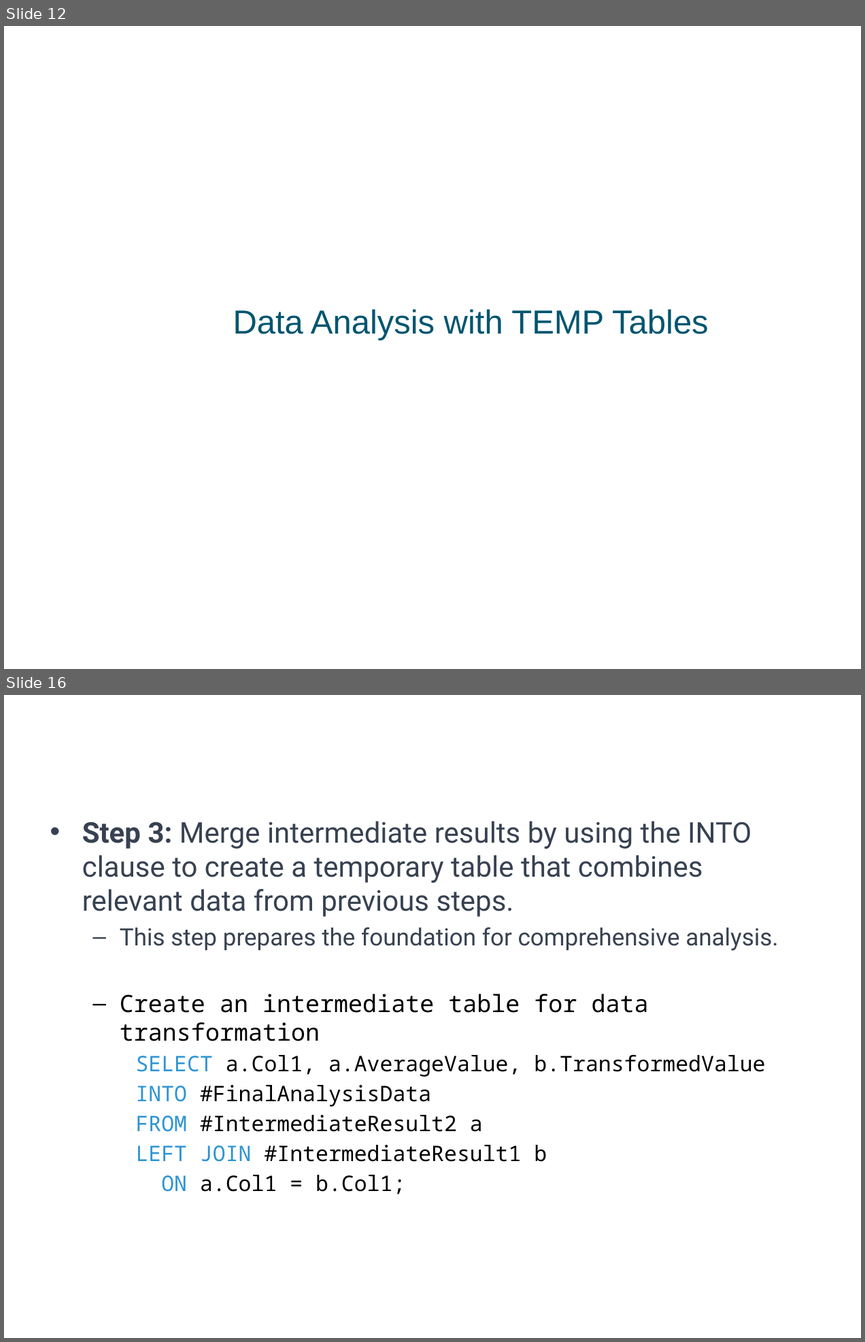
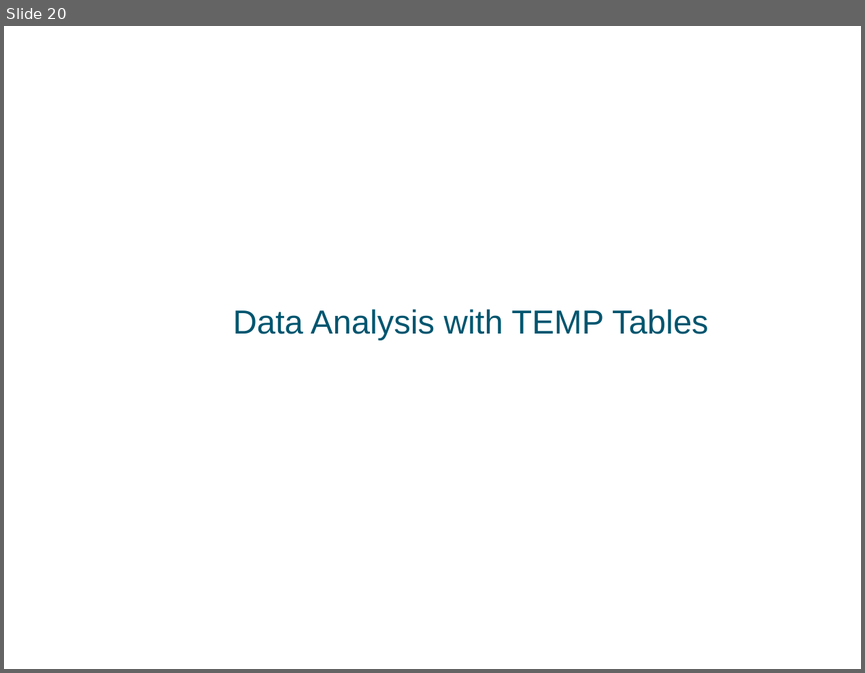
Before and after one commit to a099954/ABC-Program, a slide deck: SQL/Day 5 Temp Tables/Temp Tables SQL.pptx. Shown one above the other, each under a label of ours: slides 12 and 16 before the commit, slide 20 after it; the slides between them are not shown. The pictures are 865x1342 and 865x673 pixels, drawn with LibreOffice and Linux fonts; fonts in the diff are those of the drawing; background and template pictures are left out. Boxes give left, top, right and bottom in pixels: in the first picture for what was removed or moved away, otherwise in the second. Text is boxed around its words. In the diff, an @@ line names an element or a change of style, - is before the commit and + after.

```diff
--- a/SQL/Day 5 Temp Tables/Temp Tables SQL.pptx
+++ b/SQL/Day 5 Temp Tables/Temp Tables SQL.pptx
@@ slide 16 removed at (4, 695, 861, 1338), background #FFFFFF @@
@@ title removed at (41, 706, 813, 747) @@
-Data Analysis with Temp Tables
@@ text removed at (82, 821, 778, 1194) @@
-• Step 3: Merge intermediate results by using the INTO clause to create a temporary table that combines relevant data from previous steps.
-  – This step prepares the foundation for comprehensive analysis.
-  – Create an intermediate table for data transformation
-    SELECT a.Col1, a.AverageValue, b.TransformedValue
-    INTO #FinalAnalysisData
-    FROM #IntermediateResult2 a
-    LEFT JOIN #IntermediateResult1 b
-    ON a.Col1 = b.Col1;
@@ what was slide 12 is now slide 20 @@
```
Also in this commit, not shown: 13 slides changed, 9 slides added, 6 other files.
